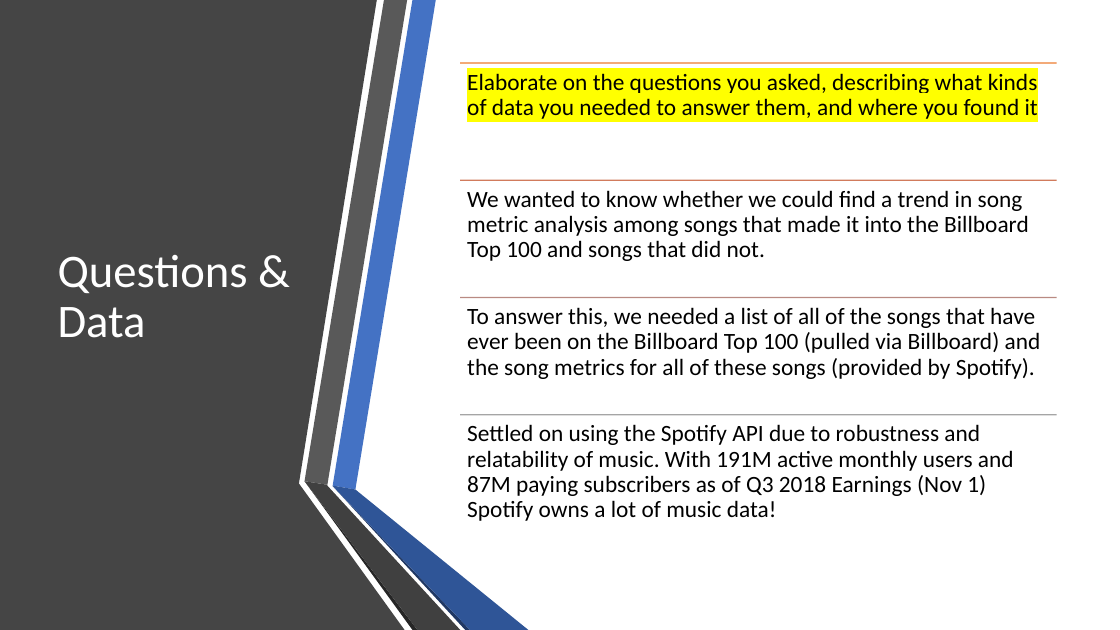
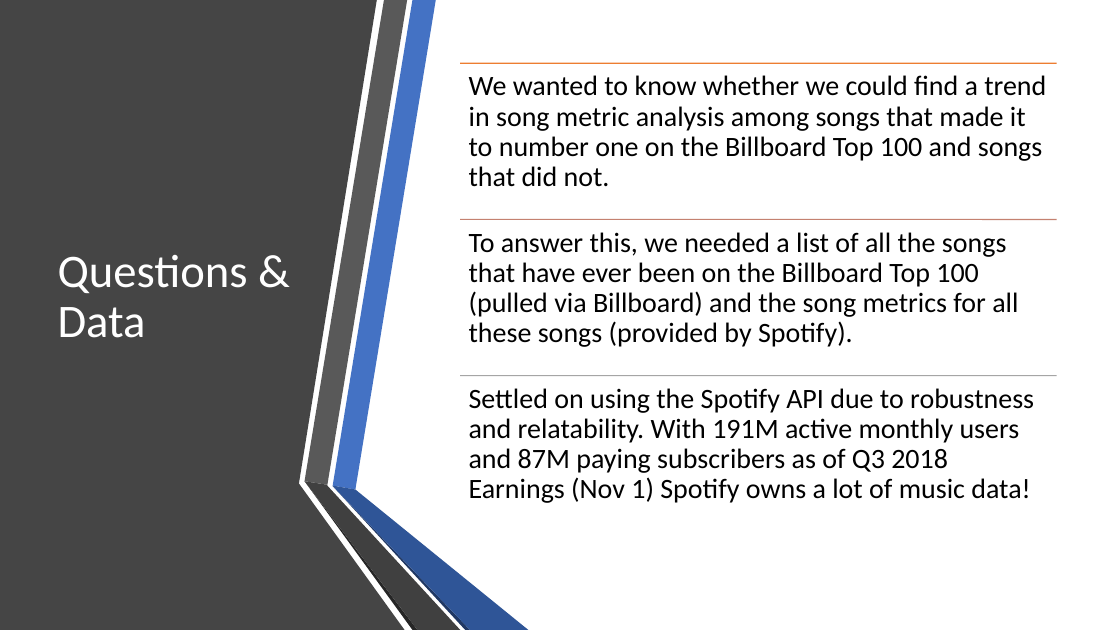
Before and after one commit to wwenash/New_improved_repo, a slide deck: slide 2 of SongMetrics_Presentation/Spotify Presentation.pptx. Drawn at 1120x630 pixels with LibreOffice and Linux fonts; fonts in the diff are those of the drawing. Boxes give left, top, right and bottom in pixels: in the first picture for what was removed or moved away, otherwise in the second. Text is boxed around its words. In the diff, an @@ line names an element or a change of style, - is before the commit and + after.

```diff
--- a/SongMetrics_Presentation/Spotify Presentation.pptx
+++ b/SongMetrics_Presentation/Spotify Presentation.pptx
@@ text removed at (467, 73, 1038, 119) @@
-Elaborate on the questions you asked, describing what kinds of data you needed to answer them, and where you found it
@@ text at (469, 75, 1046, 187): text changed; size 20 to 24 pt @@
-We wanted to know whether we could find a trend in song metric analysis among songs that made it into the Billboard Top 100 and songs that did not.
+We wanted to know whether we could find a trend in song metric analysis among songs that made it to number one on the Billboard Top 100 and songs that did not.
@@ line moved from (460, 181) - (1057, 181) to (460, 219) - (1057, 219) @@
@@ line (460, 219) - (1057, 219): stroke #D17B5C 1 pt to #C48170 1 pt @@
@@ text at (469, 232, 1018, 347): text changed; size 20 to 24 pt @@
-To answer this, we needed a list of all of the songs that have ever been on the Billboard Top 100 (pulled via Billboard) and the song metrics for all of these songs (provided by Spotify).
+To answer this, we needed a list of all the songs that have ever been on the Billboard Top 100 (pulled via Billboard) and the song metrics for all these songs (provided by Spotify).
@@ line removed from (460, 297) to (1057, 297) @@
@@ line moved from (460, 415) - (1057, 415) to (460, 376) - (1057, 376) @@
@@ text at (469, 388, 1034, 503): text changed; size 20 to 24 pt @@
-Settled on using the Spotify API due to robustness and relatability of music. With 191M active monthly users and 87M paying subscribers as of Q3 2018 Earnings (Nov 1) Spotify owns a lot of music data!
+Settled on using the Spotify API due to robustness and relatability. With 191M active monthly users and 87M paying subscribers as of Q3 2018 Earnings (Nov 1) Spotify owns a lot of music data!
```
Also in this commit, not shown: 4 other slides changed, 8 slides added, 4 slides removed.
